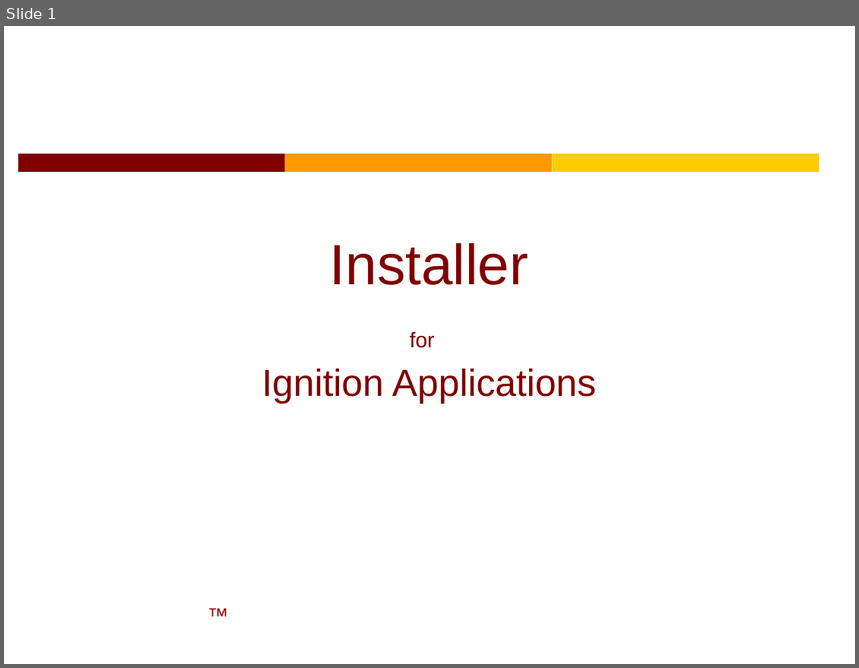
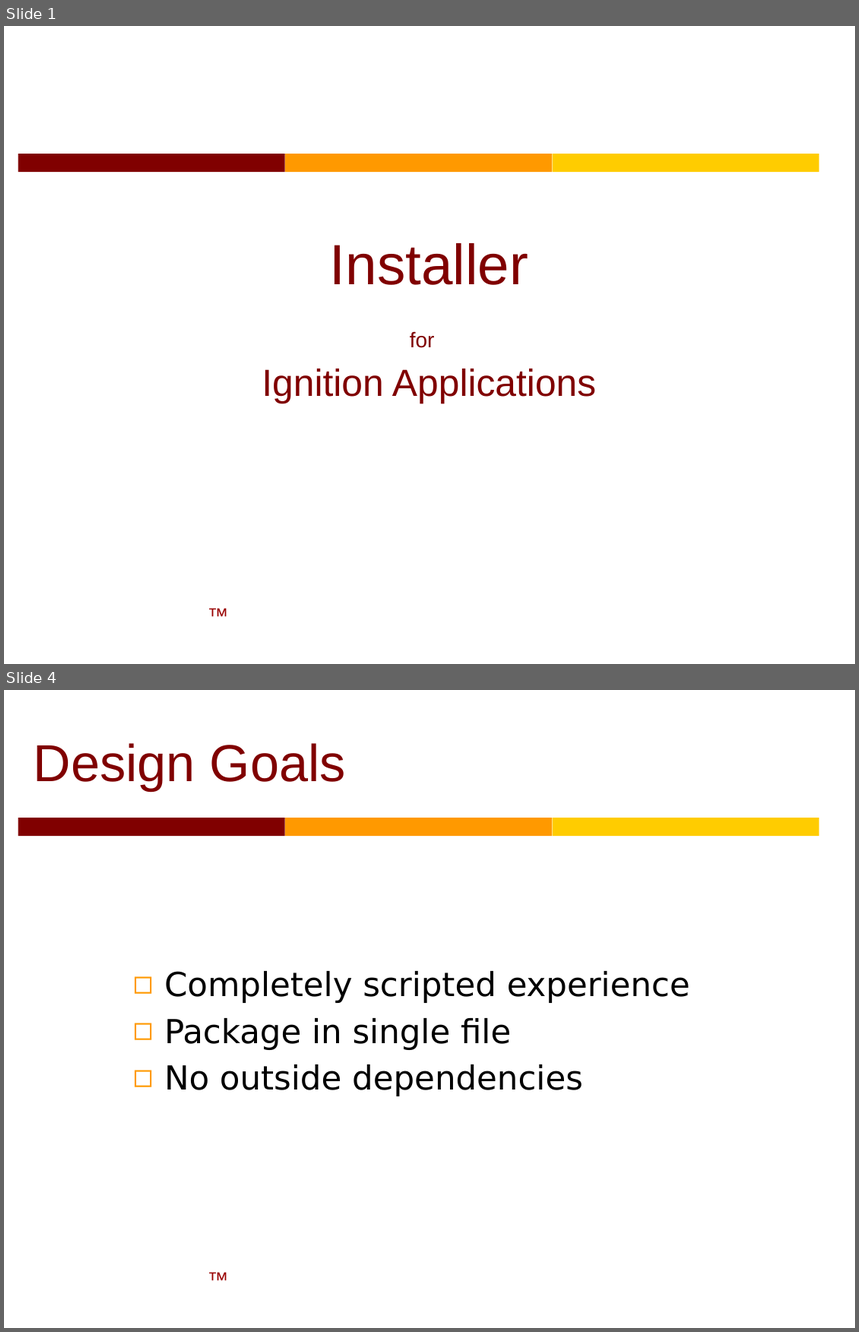
Before and after one commit to LeeGitXM/Installer, a slide deck: MasterBuilder.pptx. Shown one above the other, each under a label of ours: slide 1 before the commit, slides 1 and 4 after it; the slides between them are not shown. The pictures are 859x668 and 859x1332 pixels, drawn with LibreOffice and Linux fonts; fonts in the diff are those of the drawing; background and template pictures are left out. Boxes give left, top, right and bottom in pixels: in the first picture for what was removed or moved away, otherwise in the second. Text is boxed around its words. In the diff, an @@ line names an element or a change of style, - is before the commit and + after.

```diff
--- a/MasterBuilder.pptx
+++ b/MasterBuilder.pptx
@@ slide 4 added at <box>4,690,855,1328</box>, background #FFFFFF; not listed: 4 template elements that a slide beside it also shows @@
@@ text added at <box>34,743,346,790</box>, 44 pt, text #800000 @@
+Design Goals
@@ text added at <box>164,971,690,1097</box>, 28 pt, text #000000 @@
+◻ Completely scripted experience
+◻ Package in single file
+◻ No outside dependencies
```
Also in this commit, not shown: 3 slides changed, 21 other files.
